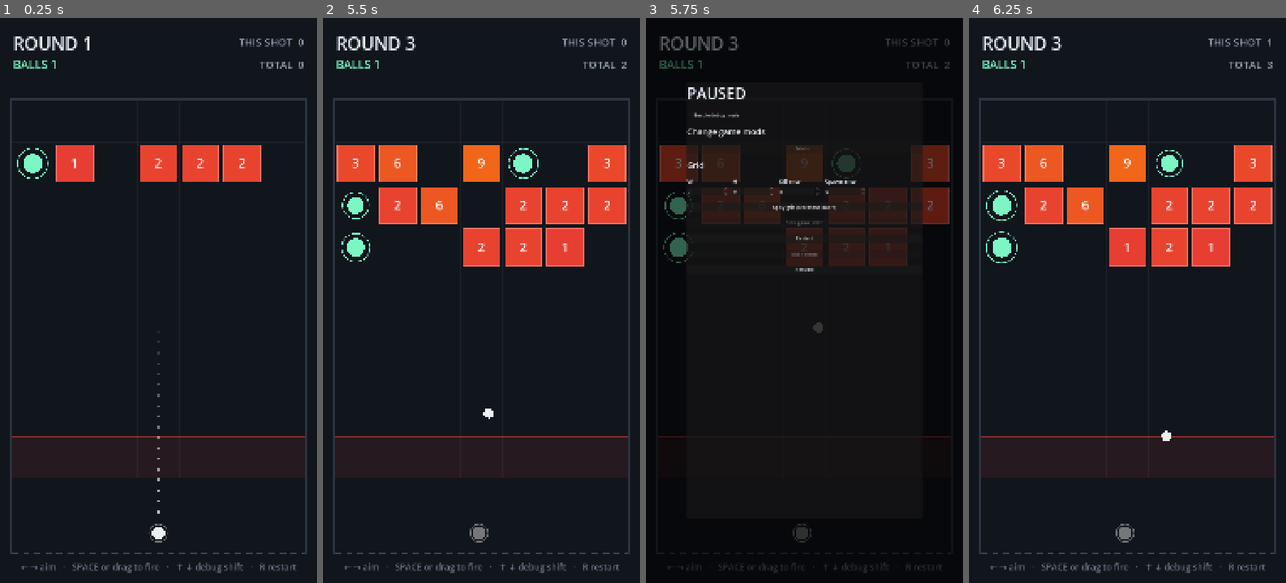
Above: before the commit, frames 1-4 (left to right).
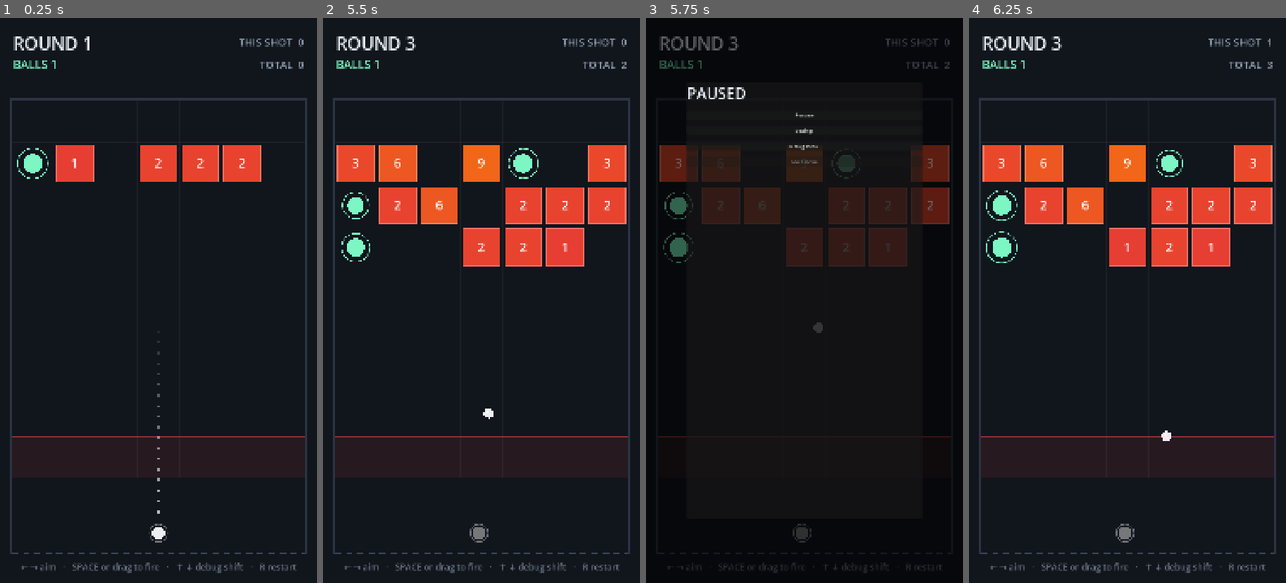
Above: after the commit, the same moments.

Repository: Sovereign-Axe-Studios/Sovereign-Ballgame
Game: Godot game, scene res://scenes/main.tscn
Same seed, same stepped clock (60 frames per second), same inputs: the game is played once before the commit and once after it.
Inputs (mouse positions are in pixels of both pictures, inside the frame that each line leads up to):
- Up to frame 1 (0.25 s): no input
- Up to frame 2 (5.5 s): move the mouse to (551, 272) at 0.52 s; hold Right (debug_right) 0.53-1.25 s; tap A (aim_left) at 0.6, 5.1 s; click (551, 272) at 0.67 s; drag from (418, 328) to (354, 164) at 1.27 s; move the mouse to (513, 176) at 2.02 s; hold Right (debug_right) 2.03-2.75 s; tap Space (fire) at 2.1 s; click (513, 176) at 2.17 s; drag from (465, 413) to (354, 164) at 2.77 s; move the mouse to (576, 385) at 3.52 s; hold Left (debug_left) 3.53-4.25 s; tap D (aim_right) at 3.6 s; click (576, 385) at 3.67 s; tap Shift (debug_shift_hold) at 4.15 s; drag from (386, 215) to (433, 159) at 4.27 s; move the mouse to (497, 300) at 5.02 s; hold Down (debug_down) from 5.03 s (still down); click (497, 300) at 5.17 s
- Up to frame 3 (5.75 s): keep holding Down (debug_down); tap Escape (pause) at 5.65 s
- Up to frame 4 (6.25 s): release Down (debug_down) at 5.75 s; click "Resume" at 5.75 s

Frames 1-2 are identical in both runs. In frame 3, 0.8% of the frame differs, in the area x 12-70%, y 16-45%; in frame 4, nothing differs.

Commit message:
feat(ui): page the pause menu, root, Settings, Debug Menu, and persist settings
The old pause menu was one flat panel with the debug toggle and grid fields bolted onto it. This splits it into a root page (Resume / Settings / Debug Menu / Main menu, per spec) with Settings and Debug Menu as sub-pages, three sibling Controls under one panel, _show_page toggles which one is visible. There's no navigation stack, so a sub-page only ever goes back to root; that's fine for two sub-pages, worth revisiting if a third gets nested under one of them later.

Settings gets its own autoload rather than folding into Debug or Cfg, because it's a third distinct lifetime: Cfg is shipped defaults, Debug is
session-only (survives a scene reload, not a restart), Settings is persisted (survives a restart, via user://settings.cfg). Collapsing any two of those would have made at least one of them lie about when it resets. UI scale is a Control.scale on each UI layer's own root, not Window.content_scale_factor, the design resolution and canvas_items/expand stretch stay exactly as they are, this only zooms HUD/menu/overlay content on top of that. Three separate listeners (HUD, PauseMenu, DebugOverlay) rather than one shared scaled parent, since the three are siblings under Main with no common UI ancestor to hang it on.

SFX/Music volume needed real audio buses to mean anything, so audio/bus_layout.tres exists now (Master -> Music, SFX) even though no
sound asset or AudioStreamPlayer exists anywhere in the project yet, the sliders move real bus volume in dB, silence in currently just means
nothing is routed through them. Screen shake strength is the one setting with nothing behind it yet, on purpose: no screen shake exists (ROADMAP's Juice row), and building a setting for a feature that doesn't exist felt better than skipping the setting now and forgetting it needs one later.

Diff:
--- /dev/null
+++ b/game/audio/bus_layout.tres
@@ -0,0 +1,20 @@
+[gd_resource type="AudioBusLayout" format=3]
+
+[resource]
+bus/0/name = "Master"
+bus/0/mute = false
+bus/0/solo = false
+bus/0/bypass_fx = false
+bus/0/volume_db = 0.0
+bus/1/name = "Music"
+bus/1/mute = false
+bus/1/solo = false
+bus/1/bypass_fx = false
+bus/1/volume_db = 0.0
+bus/1/send = "Master"
+bus/2/name = "SFX"
+bus/2/mute = false
+bus/2/solo = false
+bus/2/bypass_fx = false
+bus/2/volume_db = 0.0
+bus/2/send = "Master"
--- a/game/project.godot
+++ b/game/project.godot
@@ -16,10 +16,15 @@
 config/features=PackedStringArray("4.7", "GL Compatibility")
 config/icon="res://icon.svg"
 
+[audio]
+
+buses/default_bus_layout="res://audio/bus_layout.tres"
+
 [autoload]
 
 Cfg="*res://scripts/cfg.gd"
 Debug="*res://scripts/debug_state.gd"
+Settings="*res://scripts/settings_state.gd"
 
 [display]
 
--- a/game/scripts/hud.gd
+++ b/game/scripts/hud.gd
@@ -2,12 +2,21 @@
 extends CanvasLayer
 ## Round number, ball count, damage this shot cycle, damage overall.
 
+@onready var _ui_root: Control = $Root
 @onready var _round: Label = $Root/RoundLabel
 @onready var _balls: Label = $Root/BallsLabel
 @onready var _round_damage: Label = $Root/RoundDamageLabel
 @onready var _total_damage: Label = $Root/TotalDamageLabel
 @onready var _hint: Label = $Root/HintLabel
 @onready var _game_over: Label = $Root/GameOverLabel
+
+func _ready() -> void:
+	_ui_root.pivot_offset = Vector2.ZERO
+	Settings.changed.connect(_apply_ui_scale)
+	_apply_ui_scale()
+
+func _apply_ui_scale() -> void:
+	_ui_root.scale = Vector2.ONE * Settings.ui_scale
 
 func refresh(round_number: int, balls: int, pending: int, round_damage: int, total_damage: int) -> void:
 	_round.text = "ROUND %d" % round_number
--- /dev/null
+++ b/game/scripts/settings_state.gd
@@ -0,0 +1,76 @@
+extends Node
+## Settings -- persisted user preferences (autoload), unlike `Debug` (session-
+## only) or `Cfg`/`GameRules` (shipped/mod defaults, not user prefs). Loaded
+## once at startup, saved to `user://settings.cfg` on every change.
+
+signal changed
+
+const SAVE_PATH := "user://settings.cfg"
+
+## Uniform scale applied to HUD / pause-menu / debug-overlay root Controls.
+## Not a Godot content-scale-factor change -- the design resolution and its
+## canvas_items/expand stretch are unaffected; this only zooms the UI layer.
+var ui_scale: float = 1.0
+## 0..1. Not consumed by anything yet -- no screen shake exists (ROADMAP's
+## "Juice" row is still unchecked). Plumbed now so that work has a setting to
+## read from day one instead of retrofitting one later.
+var screen_shake_strength: float = 1.0
+## 0..1 linear slider values, applied to the "SFX" / "Music" audio buses
+## (see audio/bus_layout.tres). No sound assets exist yet either, but the
+## buses are real and the sliders already move their volume.
+var sfx_volume: float = 1.0
+var music_volume: float = 1.0
+
+func _ready() -> void:
+	_load()
+
+func set_ui_scale(v: float) -> void:
+	ui_scale = clampf(v, 0.5, 2.0)
+	_save_and_notify()
+
+func set_screen_shake_strength(v: float) -> void:
+	screen_shake_strength = clampf(v, 0.0, 1.0)
+	_save_and_notify()
+
+func set_sfx_volume(v: float) -> void:
+	sfx_volume = clampf(v, 0.0, 1.0)
+	_apply_bus_volume("SFX", sfx_volume)
+	_save_and_notify()
+
+func set_music_volume(v: float) -> void:
+	music_volume = clampf(v, 0.0, 1.0)
+	_apply_bus_volume("Music", music_volume)
+	_save_and_notify()
+
+func _save_and_notify() -> void:
+	_save()
+	changed.emit()
+
+## Silence rather than a very negative dB value at 0 -- linear_to_db(0) is
+## -inf, which is correct but noisy to reason about; muting the bus directly
+## is the same result and reads clearly in the audio panel.
+func _apply_bus_volume(bus_name: String, linear: float) -> void:
+	var idx := AudioServer.get_bus_index(bus_name)
+	if idx < 0:
+		return
+	AudioServer.set_bus_mute(idx, linear <= 0.0001)
+	if linear > 0.0001:
+		AudioServer.set_bus_volume_db(idx, linear_to_db(linear))
+
+func _load() -> void:
+	var cfg := ConfigFile.new()
+	if cfg.load(SAVE_PATH) == OK:
+		ui_scale = cfg.get_value("settings", "ui_scale", ui_scale)
+		screen_shake_strength = cfg.get_value("settings", "screen_shake_strength", screen_shake_strength)
+		sfx_volume = cfg.get_value("settings", "sfx_volume", sfx_volume)
+		music_volume = cfg.get_value("settings", "music_volume", music_volume)
+	_apply_bus_volume("SFX", sfx_volume)
+	_apply_bus_volume("Music", music_volume)
+
+func _save() -> void:
+	var cfg := ConfigFile.new()
+	cfg.set_value("settings", "ui_scale", ui_scale)
+	cfg.set_value("settings", "screen_shake_strength", screen_shake_strength)
+	cfg.set_value("settings", "sfx_volume", sfx_volume)
+	cfg.set_value("settings", "music_volume", music_volume)
+	cfg.save(SAVE_PATH)
--- a/game/scripts/ui/debug_overlay.gd
+++ b/game/scripts/ui/debug_overlay.gd
@@ -23,6 +23,7 @@
 var touch_shift_toggled: bool = false
 
 var _game: Game
+var _ui_root: Control
 var _row_button_root: Control
 var _row_buttons: Array[Button] = []
 var _ball_label: Label
@@ -36,9 +37,14 @@
 	_game = get_parent() as Game
 	_build_ui()
 	Debug.enabled_changed.connect(_on_debug_enabled_changed)
+	Settings.changed.connect(_apply_ui_scale)
+	_apply_ui_scale()
 	visible = Debug.enabled
 	if visible:
 		refresh_row_buttons()
+
+func _apply_ui_scale() -> void:
+	_ui_root.scale = Vector2.ONE * Settings.ui_scale
 
 func _on_debug_enabled_changed(value: bool) -> void:
 	visible = value
@@ -87,10 +93,12 @@
 		_row_buttons.append(btn)
 
 func _build_ui() -> void:
-	var root := Control.new()
-	root.set_anchors_preset(Control.PRESET_FULL_RECT)
-	root.mouse_filter = Control.MOUSE_FILTER_IGNORE
-	add_child(root)
+	_ui_root = Control.new()
+	_ui_root.set_anchors_preset(Control.PRESET_FULL_RECT)
+	_ui_root.mouse_filter = Control.MOUSE_FILTER_IGNORE
+	_ui_root.pivot_offset = Vector2.ZERO
+	add_child(_ui_root)
+	var root := _ui_root
 
 	_row_button_root = Control.new()
 	_row_button_root.set_anchors_preset(Control.PRESET_FULL_RECT)
--- a/game/scripts/ui/pause_menu.gd
+++ b/game/scripts/ui/pause_menu.gd
@@ -1,9 +1,10 @@
 extends CanvasLayer
 class_name PauseMenu
-## The pause menu: debug-mode toggle, grid/kill-row/spawn-row tuning, mod and
-## save stubs, restart. Built in code rather than laid out in a .tscn --
-## see docs/HANDOFF.md §7 on why hand-written scene UI is the riskiest part
-## of this project, and Game._build_walls for the existing precedent.
+## The pause menu: Resume / Settings / Debug Menu / Main Menu on the root
+## page, with Settings and Debug Menu each opening their own page. Built in
+## code rather than laid out in a .tscn -- see docs/HANDOFF.md §7 on why
+## hand-written scene UI is the riskiest part of this project, and
+## Game._build_walls for the existing precedent.
 ##
 ## `process_mode = ALWAYS` (set in _ready) so this keeps taking input while
 ## `get_tree().paused` is true -- that IS the pause menu's job.
@@ -11,18 +12,31 @@
 signal grid_apply_requested(width: int, height: int, kill_row: int, spawn_row: int)
 
 var _game: Game
+var _ui_root: Control
+var _root_page: Control
+var _settings_page: Control
+var _debug_page: Control
+
 var _debug_check: CheckBox
 var _width_box: SpinBox
 var _height_box: SpinBox
 var _kill_box: SpinBox
 var _spawn_box: SpinBox
 
+var _ui_scale_slider: HSlider
+var _shake_slider: HSlider
+var _sfx_slider: HSlider
+var _music_slider: HSlider
+
 func _ready() -> void:
 	process_mode = Node.PROCESS_MODE_ALWAYS
 	layer = 10
 	_game = get_parent() as Game
 	_build_ui()
+	Settings.changed.connect(_apply_ui_scale)
+	_apply_ui_scale()
 	visible = false
+	_show_page(_root_page)
 
 func _unhandled_input(event: InputEvent) -> void:
 	if event.is_action_pressed("pause"):
@@ -34,12 +48,21 @@
 
 func open() -> void:
 	_sync_fields()
+	_show_page(_root_page)
 	visible = true
 	get_tree().paused = true
 
 func close() -> void:
 	visible = false
 	get_tree().paused = false
+
+func _apply_ui_scale() -> void:
+	_ui_root.scale = Vector2.ONE * Settings.ui_scale
+
+func _show_page(page: Control) -> void:
+	_root_page.visible = page == _root_page
+	_settings_page.visible = page == _settings_page
+	_debug_page.visible = page == _debug_page
 
 func _sync_fields() -> void:
 	_debug_check.button_pressed = Debug.enabled
@@ -47,46 +70,124 @@
 	_height_box.value = _game.rules.grid_height
 	_kill_box.value = _game.rules.death_row()
 	_spawn_box.value = _game.rules.spawn_row_index
+	_ui_scale_slider.value = Settings.ui_scale * 100.0
+	_shake_slider.value = Settings.screen_shake_strength * 100.0
+	_sfx_slider.value = Settings.sfx_volume * 100.0
+	_music_slider.value = Settings.music_volume * 100.0
 
 func _on_apply_grid() -> void:
 	grid_apply_requested.emit(int(_width_box.value), int(_height_box.value), int(_kill_box.value), int(_spawn_box.value))
 	_sync_fields()
 
+
+# ------------------------------------------------------------------- layout
+
 func _build_ui() -> void:
-	var root := Control.new()
-	root.set_anchors_preset(Control.PRESET_FULL_RECT)
-	root.mouse_filter = Control.MOUSE_FILTER_STOP
-	add_child(root)
+	_ui_root = Control.new()
+	_ui_root.set_anchors_preset(Control.PRESET_FULL_RECT)
+	_ui_root.mouse_filter = Control.MOUSE_FILTER_STOP
+	_ui_root.pivot_offset = Vector2.ZERO
+	add_child(_ui_root)
 
 	var dim := ColorRect.new()
 	dim.set_anchors_preset(Control.PRESET_FULL_RECT)
 	dim.color = Color(0, 0, 0, 0.6)
-	root.add_child(dim)
+	_ui_root.add_child(dim)
 
 	var panel := PanelContainer.new()
 	panel.position = Vector2(140.0, 220.0)
 	panel.custom_minimum_size = Vector2(800.0, 1480.0)
-	root.add_child(panel)
-
+	_ui_root.add_child(panel)
+
+	# All three pages share one container so only one is ever visible; each
+	# page owns its own scroll/back button rather than the panel owning tabs,
+	# since the root page has none.
+	var stack := Control.new()
+	stack.set_anchors_preset(Control.PRESET_FULL_RECT)
+	panel.add_child(stack)
+
+	_root_page = _build_root_page()
+	_settings_page = _build_settings_page()
+	_debug_page = _build_debug_page()
+	stack.add_child(_root_page)
+	stack.add_child(_settings_page)
+	stack.add_child(_debug_page)
+
+func _page_column() -> VBoxContainer:
 	var col := VBoxContainer.new()
+	col.set_anchors_preset(Control.PRESET_FULL_RECT)
 	col.add_theme_constant_override("separation", 22)
-	panel.add_child(col)
-
+	return col
+
+func _build_root_page() -> Control:
+	var col := _page_column()
 	col.add_child(_label("PAUSED", 52))
+
+	var resume_btn := Button.new()
+	resume_btn.text = "Resume"
+	resume_btn.pressed.connect(close)
+	col.add_child(resume_btn)
+
+	var settings_btn := Button.new()
+	settings_btn.text = "Settings"
+	settings_btn.pressed.connect(func() -> void: _show_page(_settings_page))
+	col.add_child(settings_btn)
+
+	var debug_btn := Button.new()
+	debug_btn.text = "Debug Menu"
+	debug_btn.pressed.connect(func() -> void:
+		_sync_fields()
+		_show_page(_debug_page))
+	col.add_child(debug_btn)
+
+	var menu_btn := Button.new()
+	menu_btn.text = "Main menu"
+	menu_btn.disabled = true
+	menu_btn.tooltip_text = "Stub -- there is no main menu scene yet."
+	col.add_child(menu_btn)
+
+	return col
+
+func _build_settings_page() -> Control:
+	var col := _page_column()
+	col.add_child(_label("SETTINGS", 44))
+
+	_ui_scale_slider = _labeled_slider(col, "UI scale", 50.0, 200.0)
+	_ui_scale_slider.value_changed.connect(func(v: float) -> void: Settings.set_ui_scale(v / 100.0))
+
+	_shake_slider = _labeled_slider(col, "Screen shake strength", 0.0, 100.0)
+	_shake_slider.value_changed.connect(func(v: float) -> void: Settings.set_screen_shake_strength(v / 100.0))
+
+	_sfx_slider = _labeled_slider(col, "SFX volume", 0.0, 100.0)
+	_sfx_slider.value_changed.connect(func(v: float) -> void: Settings.set_sfx_volume(v / 100.0))
+
+	_music_slider = _labeled_slider(col, "Music volume", 0.0, 100.0)
+	_music_slider.value_changed.connect(func(v: float) -> void: Settings.set_music_volume(v / 100.0))
+
+	var back_btn := Button.new()
+	back_btn.text = "Back"
+	back_btn.pressed.connect(func() -> void: _show_page(_root_page))
+	col.add_child(back_btn)
+
+	return col
+
+func _build_debug_page() -> Control:
+	var col := _page_column()
+	col.add_child(_label("DEBUG MENU", 44))
 
 	_debug_check = CheckBox.new()
 	_debug_check.text = "Enable debug mode"
 	_debug_check.toggled.connect(func(pressed: bool) -> void: Debug.enabled = pressed)
 	col.add_child(_debug_check)
 
-	col.add_child(_label("Change game mods", 28))
+	col.add_child(_label("Change game mods", 26))
 	var mods_btn := Button.new()
 	mods_btn.text = "Mods..."
 	mods_btn.disabled = true
 	mods_btn.tooltip_text = "Stub -- mod selection isn't built yet."
 	col.add_child(mods_btn)
 
-	col.add_child(_label("Grid", 28))
+	col.add_child(_label("Grid", 26))
 	var grid_row := HBoxContainer.new()
 	grid_row.add_theme_constant_override("separation", 16)
 	_width_box = _spin_box(1, 20)
@@ -117,16 +218,15 @@
 		get_tree().reload_current_scene())
 	col.add_child(restart_btn)
 
-	var menu_btn := Button.new()
-	menu_btn.text = "Main menu"
-	menu_btn.disabled = true
-	menu_btn.tooltip_text = "Stub -- there is no main menu scene yet."
-	col.add_child(menu_btn)
-
-	var resume_btn := Button.new()
-	resume_btn.text = "Resume"
-	resume_btn.pressed.connect(close)
-	col.add_child(resume_btn)
+	var back_btn := Button.new()
+	back_btn.text = "Back"
+	back_btn.pressed.connect(func() -> void: _show_page(_root_page))
+	col.add_child(back_btn)
+
+	return col
+
+
+# --------------------------------------------------------------- ui helpers
 
 func _label(text: String, size: int) -> Label:
 	var l := Label.new()
@@ -148,3 +248,15 @@
 	v.add_child(_label(caption, 20))
 	v.add_child(control)
 	return v
+
+## A caption label + HSlider pair, added to `col`; returns the slider so the
+## caller wires its own value_changed.
+func _labeled_slider(col: VBoxContainer, caption: String, lo: float, hi: float) -> HSlider:
+	col.add_child(_label(caption, 24))
+	var s := HSlider.new()
+	s.min_value = lo
+	s.max_value = hi
+	s.step = 1.0
+	s.custom_minimum_size = Vector2(600.0, 32.0)
+	col.add_child(s)
+	return s
Not shown, added: game/scripts/settings_state.gd.uid
Not shown, changed: game/README.md
Not shown, changed: game/docs/HANDOFF.md
Not shown, changed: game/docs/ROADMAP.md
